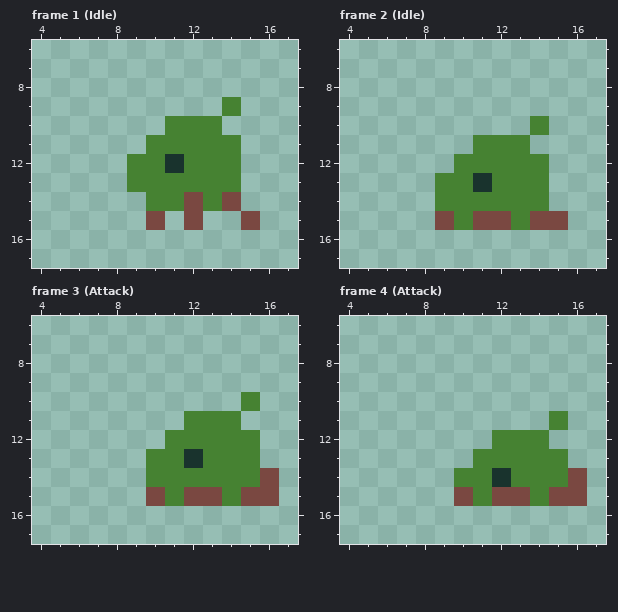
One commit to this pixel-art file: Assets/Sprites/Enemies/Grassling/Grassling.aseprite. Above, as it was before the edit.
24x24 pixels, 10 frames. Shown: frame 1 (Idle): x 4..17, y 6..17; frame 2 (Idle): x 4..17, y 6..17; frame 3 (Attack): x 4..17, y 6..17; frame 4 (Attack): x 4..17, y 6..17. The commit also changed other frames, which this record leaves out.
After:
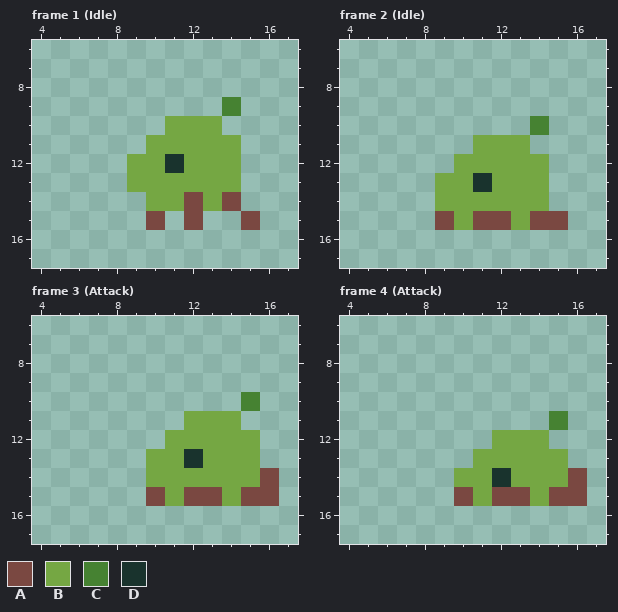
Palette (. is transparent): A #7a4841  B #75a743  C #468232  D #19332d
The edit:
Changed rows in their new state; - is an unchanged pixel.
Frame 1 (Idle):
first column x 9:
10 --BBB-
11 -BBBBB
12 BB-BBB
13 BBBBBB
14 -BB-B-
Frame 2 (Idle):
first column x 9:
11 --BBB-
12 -BBBBB
13 BB-BBB
14 BBBBBB
15 -B--B-
Frame 3 (Attack):
first column x 10:
11 --BBB-
12 -BBBBB
13 BB-BBB
14 BBBBBB
15 -B--B-
Frame 4 (Attack):
first column x 10:
12 --BBB-
13 -BBBBB
14 BB-BBB
15 -B--B-
Where, in picture pixels (left, top, right, bottom), the same in both pictures:
changed: (127, 116, 241, 211)
changed: (435, 135, 549, 230)
changed: (146, 411, 260, 506)
changed: (454, 430, 568, 506)
